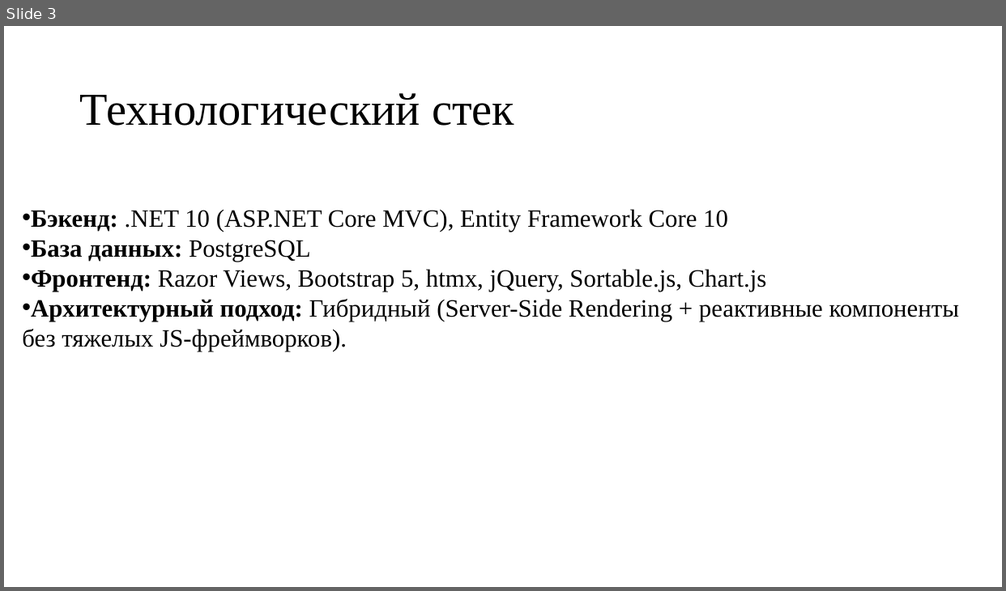
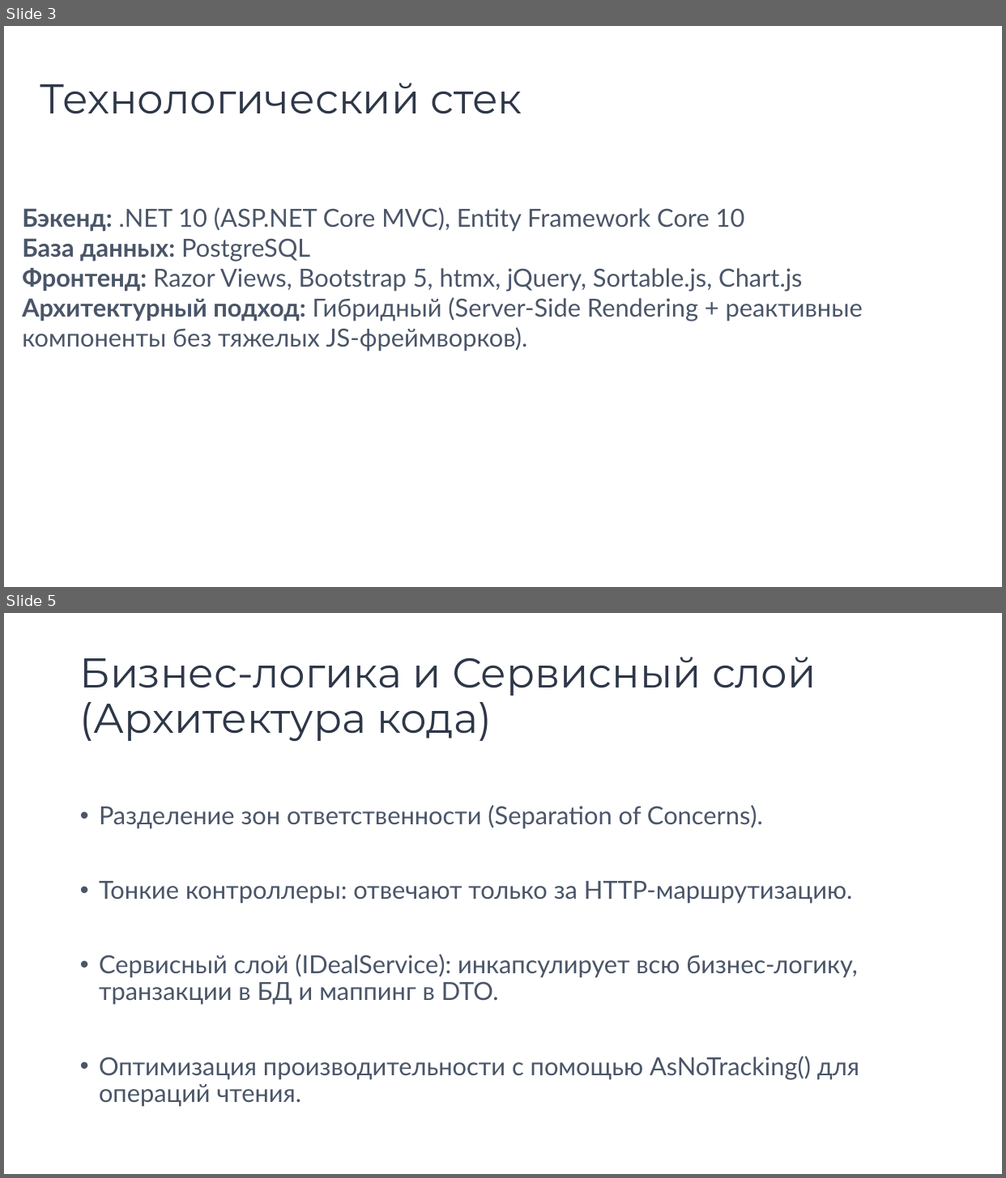
Before and after one commit to k1rer/Diplom-CRM, a slide deck: Resources/CRM.pptx. Shown one above the other, each under a label of ours: slide 3 before the commit, slides 3 and 5 after it; the slides between them are not shown. The pictures are 1006x591 and 1006x1178 pixels, drawn with LibreOffice and Linux fonts; fonts in the diff are those of the drawing. Boxes give left, top, right and bottom in pixels: in the first picture for what was removed or moved away, otherwise in the second. Text is boxed around its words. In the diff, an @@ line names an element or a change of style, - is before the commit and + after.

```diff
--- a/Resources/CRM.pptx
+++ b/Resources/CRM.pptx
@@ slide 5 added at [4, 613, 1002, 1174], background #FFFFFF @@
@@ title added at [80, 657, 816, 742], 40 pt, text #2D3748 @@
+Бизнес-логика и Сервисный слой (Архитектура кода)
@@ text added at [99, 805, 859, 1107], 24 pt, text #4A5568 @@
+• Разделение зон ответственности (Separation of Concerns).
+• Тонкие контроллеры: отвечают только за HTTP-маршрутизацию.
+• Сервисный слой (IDealService): инкапсулирует всю бизнес-логику, транзакции в БД и маппинг в DTO.
+• Оптимизация производительности с помощью AsNoTracking() для операций чтения.
@@ slide 3 changed as well @@
@@ title "Технологический стек": place and size @@
-title "Технологический стек" at [80, 93, 514, 126]
+title "Технологический стек" at [40, 83, 522, 114]
@@ title "Технологический стек" at [40, 83, 522, 114]: size 44 to 40 pt, font Times New Roman to Montserrat, text colour #000000 to #2D3748 @@
@@ text "Бэкенд: .NET 10 (ASP.NET Core ..." at [22, 207, 863, 352]: font Times New Roman to Lato, text colour #000000 to #4A5568; bullet • to none @@
```
Also in this commit, not shown: 2 other slides changed, 4 other slides added.
